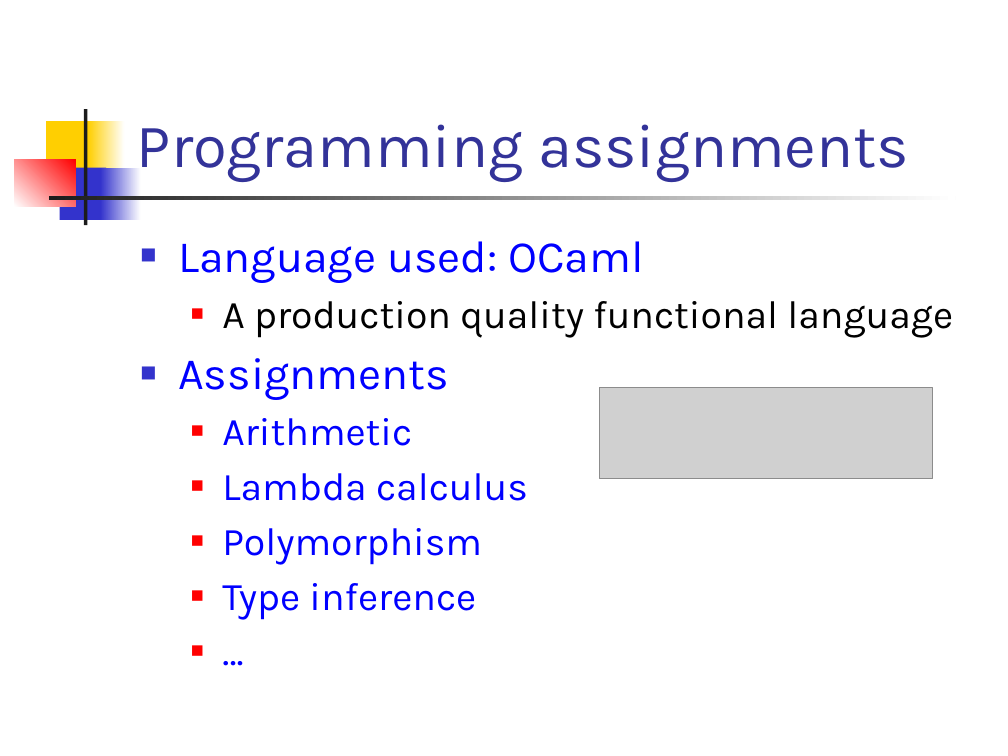
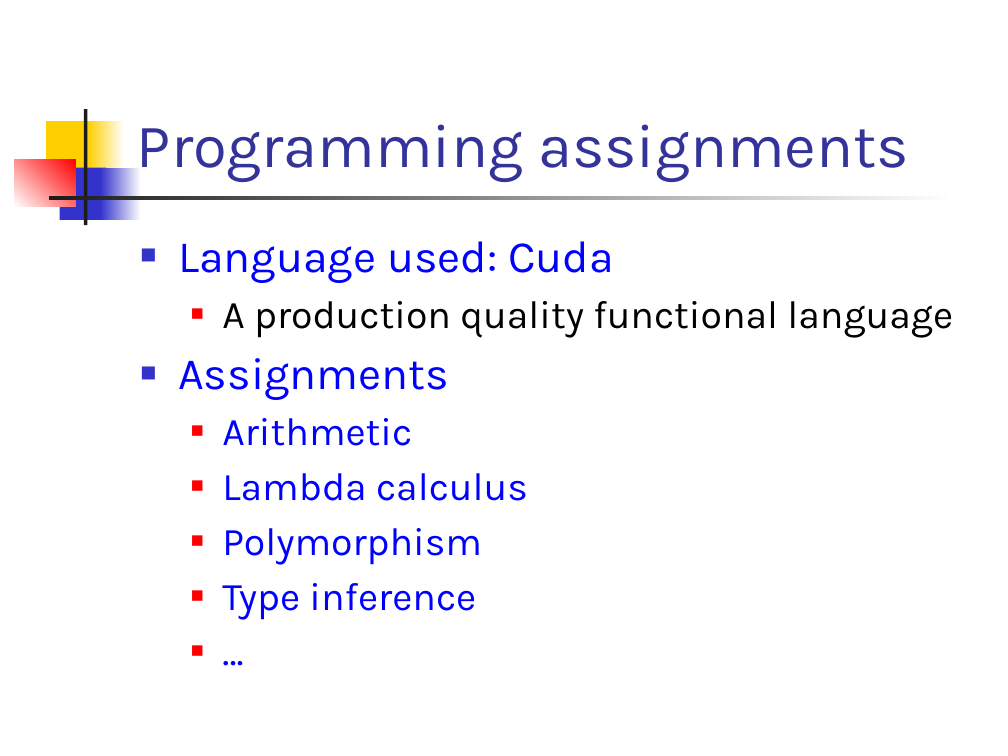
Before and after one commit to csslab-ustc/csslab-ustc.github.io, a slide deck: slide 13 of courses/popl26/slides/lec01-overview.pptx (slide 14 before the commit). Drawn at 1008x756 pixels with LibreOffice and Linux fonts; fonts in the diff are those of the drawing; grey boxes stand for pictures. Boxes give left, top, right and bottom in pixels: in the first picture for what was removed or moved away, otherwise in the second. Text is boxed around its words. In the diff, an @@ line names an element or a change of style, - is before the commit and + after.

```diff
--- a/courses/popl26/slides/lec01-overview.pptx
+++ b/courses/popl26/slides/lec01-overview.pptx
@@ text at bbox=[178, 241, 614, 283]: text changed @@
-■ Language used: OCaml
+■ Language used: Cuda
@@ picture removed at bbox=[599, 387, 932, 479] @@
```
Also in this commit, not shown: 4 other slides changed, 1 slide removed.
